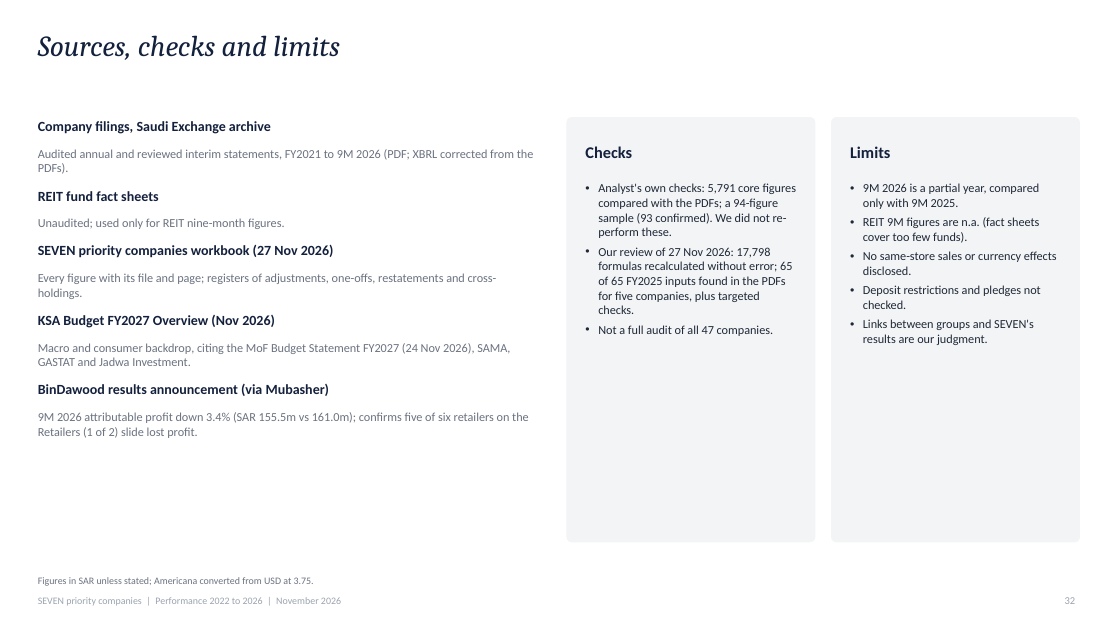
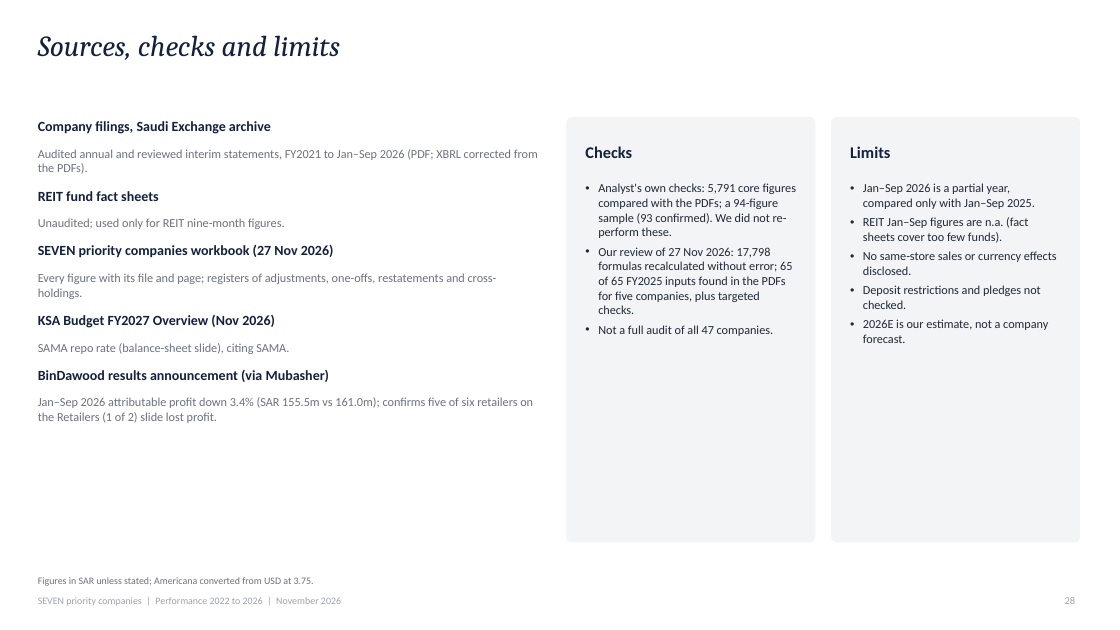
Before and after one commit to KhalidAba94/Test, a slide deck: slide 28 of sector-analysis/sets/seven/output/SEVEN_Priority_Companies_Executive_Deck.pptx (slide 32 before the commit). Drawn at 1120x630 pixels with LibreOffice and Linux fonts; fonts in the diff are those of the drawing. Boxes give left, top, right and bottom in pixels: in the first picture for what was removed or moved away, otherwise in the second. Text is boxed around its words. In the diff, an @@ line names an element or a change of style, - is before the commit and + after.

```diff
--- a/sector-analysis/sets/seven/output/SEVEN_Priority_Companies_Executive_Deck.pptx
+++ b/sector-analysis/sets/seven/output/SEVEN_Priority_Companies_Executive_Deck.pptx
@@ text at (38,149,538,174): text changed @@
-Audited annual and reviewed interim statements, FY2021 to 9M 2026 (PDF; XBRL corrected from the PDFs).
+Audited annual and reviewed interim statements, FY2021 to Jan–Sep 2026 (PDF; XBRL corrected from the PDFs).
@@ text at (863,183,1035,243): text changed @@
-• 9M 2026 is a partial year, compared only with 9M 2025.
-• REIT 9M figures are n.a. (fact sheets cover too few funds).
+• Jan–Sep 2026 is a partial year, compared only with Jan–Sep 2025.
+• REIT Jan–Sep figures are n.a. (fact sheets cover too few funds).
@@ text at (863,319,1048,343): text changed @@
-• Links between groups and SEVEN's results are our judgment.
+• 2026E is our estimate, not a company forecast.
@@ text at (38,343,289,354): text changed @@
-Macro and consumer backdrop, citing the MoF Budget Statement FY2027 (24 Nov 2026), SAMA, GASTAT and Jadwa Investment.
+SAMA repo rate (balance-sheet slide), citing SAMA.
@@ text at (38,397,533,423): text changed @@
-9M 2026 attributable profit down 3.4% (SAR 155.5m vs 161.0m); confirms five of six retailers on the Retailers (1 of 2) slide lost profit.
+Jan–Sep 2026 attributable profit down 3.4% (SAR 155.5m vs 161.0m); confirms five of six retailers on the Retailers (1 of 2) slide lost profit.
```
Also in this commit, not shown: 23 other slides changed, 1 slide added, 5 slides removed, 4 other files.
